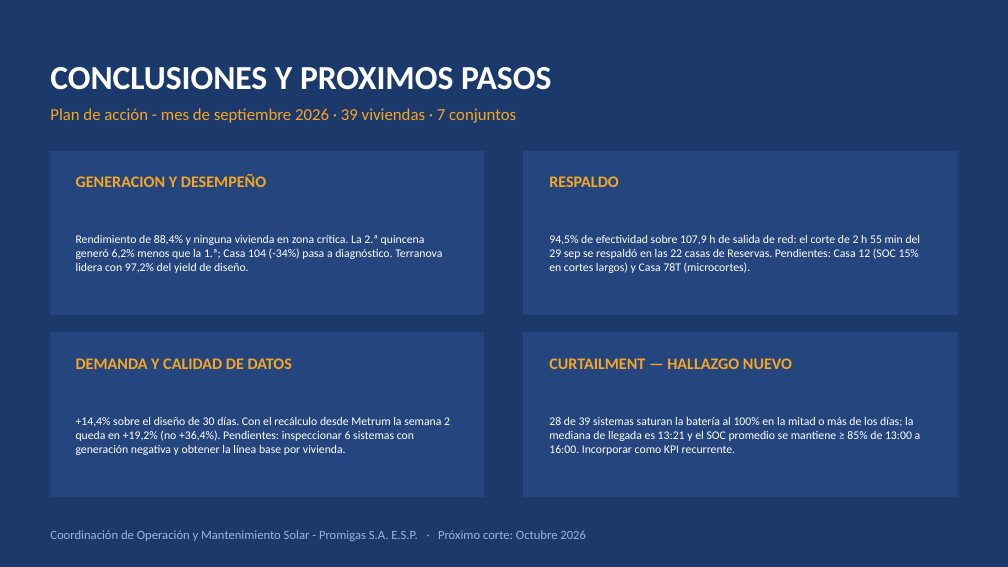
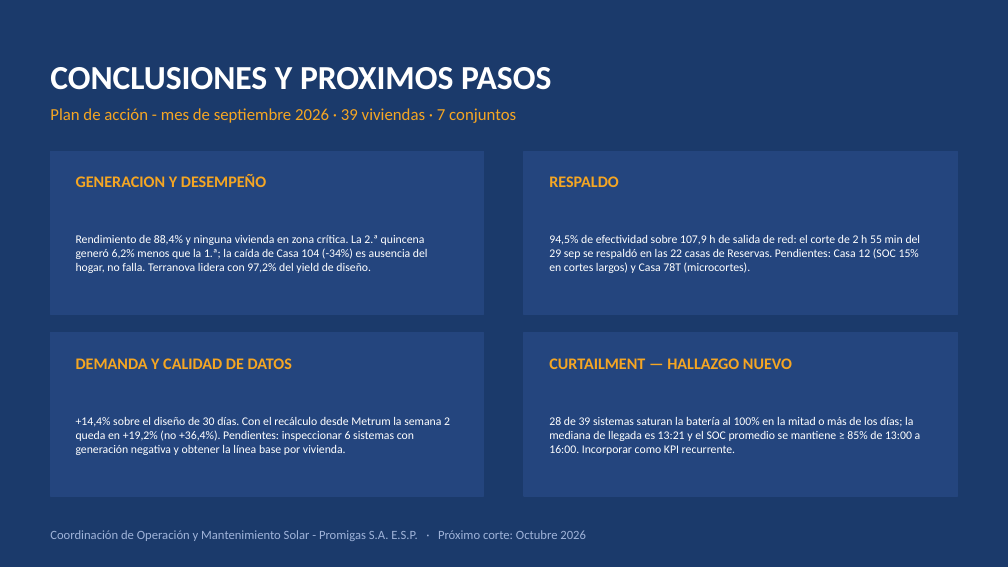
Before and after one commit to ingorozco709/OMSunny, a slide deck: slide 23 of reportes/ProyectoSunny_Reporte_Sep2026.pptx. Drawn at 1008x567 pixels with LibreOffice and Linux fonts; fonts in the diff are those of the drawing. Boxes give left, top, right and bottom in pixels: in the first picture for what was removed or moved away, otherwise in the second. Text is boxed around its words. In the diff, an @@ line names an element or a change of style, - is before the commit and + after.

```diff
--- a/reportes/ProyectoSunny_Reporte_Sep2026.pptx
+++ b/reportes/ProyectoSunny_Reporte_Sep2026.pptx
@@ text at [76,235,428,273]: text changed @@
-Rendimiento de 88,4% y ninguna vivienda en zona crítica. La 2.ª quincena generó 6,2% menos que la 1.ª; Casa 104 (-34%) pasa a diagnóstico. Terranova lidera con 97,2% del yield de diseño.
+Rendimiento de 88,4% y ninguna vivienda en zona crítica. La 2.ª quincena generó 6,2% menos que la 1.ª; la caída de Casa 104 (-34%) es ausencia del hogar, no falla. Terranova lidera con 97,2% del yield de diseño.
```
Also in this commit, not shown: 8 other slides changed, 1 other file.
